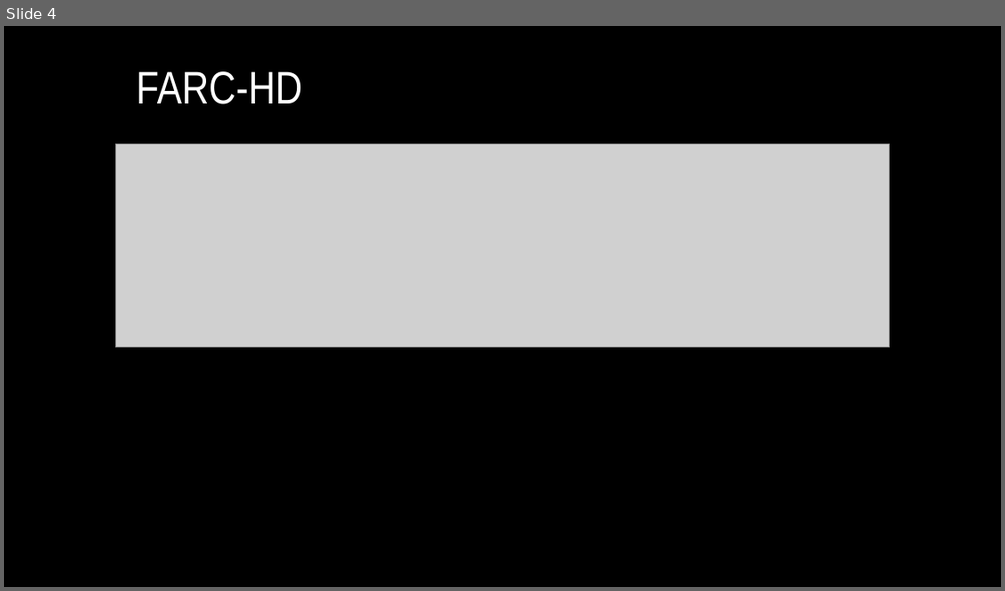
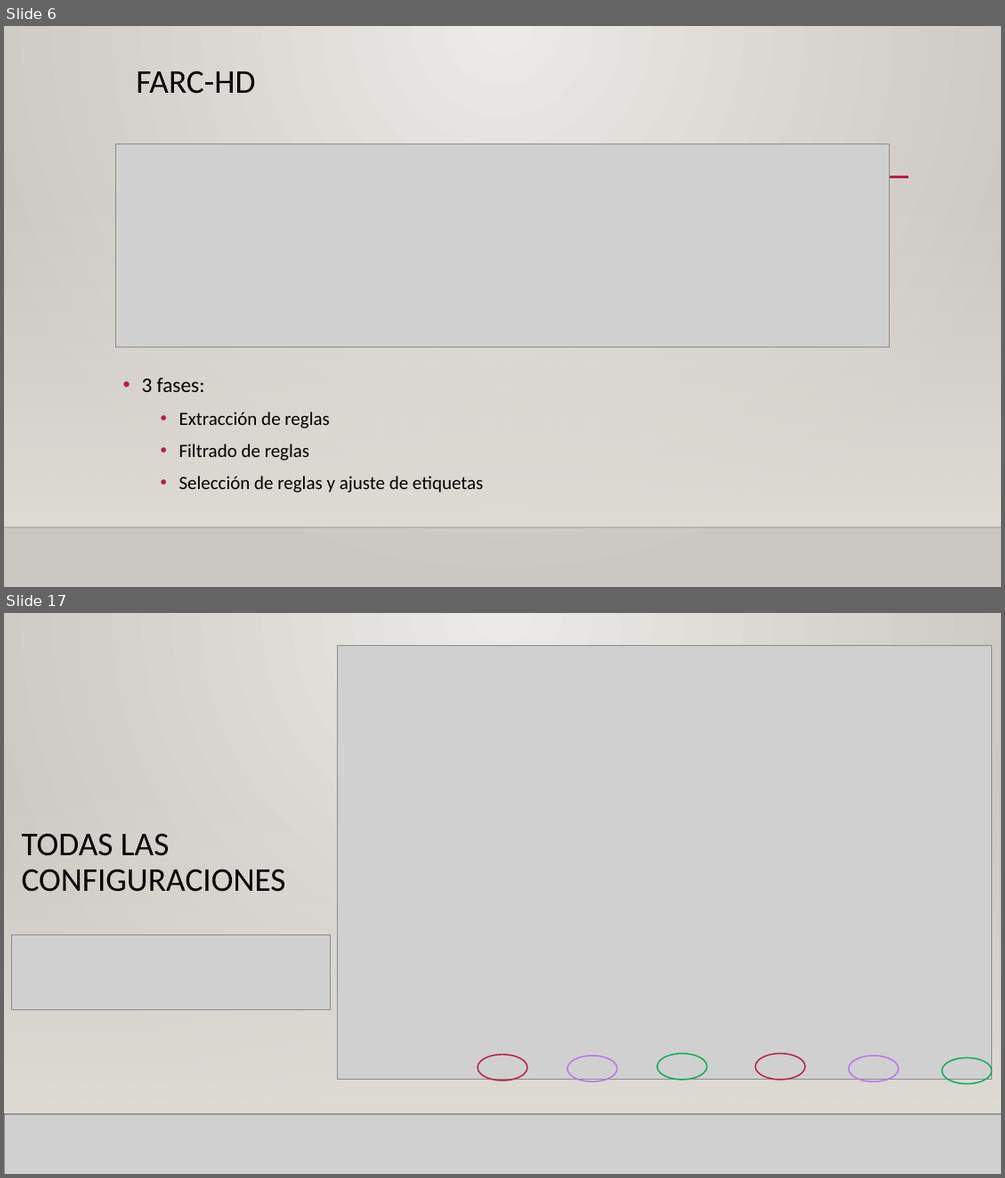
Before and after one commit to Tiburtzio/TFG, a slide deck: Docs/Presentacion.pptx. Shown one above the other, each under a label of ours: slide 4 before the commit, slides 6 and 17 after it; the slides between them are not shown. The pictures are 1005x591 and 1005x1178 pixels, drawn with LibreOffice and Linux fonts; fonts in the diff are those of the drawing; grey boxes stand for pictures; background and template pictures are left out. Boxes give left, top, right and bottom in pixels: in the first picture for what was removed or moved away, otherwise in the second. Text is boxed around its words. In the diff, an @@ line names an element or a change of style, - is before the commit and + after.

```diff
--- a/Docs/Presentacion.pptx
+++ b/Docs/Presentacion.pptx
@@ slide 17 added at box(4, 613, 1001, 1174), background gradient #ECEAE7 to #CAC7C1; not listed: 2 template elements that a slide beside it also shows @@
@@ rectangle added at box(4, 613, 1001, 1174), fill gradient #ECEAE7 to #CAC7C1 @@
@@ picture added at box(337, 646, 991, 1079) @@
@@ line added from (123, 764) to (909, 764), #B71E42 2.5 pt @@
@@ rectangle added at box(4, 779, 1001, 1114), fill gradient #DFDBD5 @@
@@ rectangle added at box(4, 779, 1001, 1114), fill gradient #DFDBD5 @@
@@ title added at box(22, 833, 286, 892), 32 pt, text #000000 @@
+TODAS LAS CONFIGURACIONES
@@ picture added at box(11, 934, 330, 1009) @@
@@ ellipse added at box(477, 1054, 527, 1080), outline #B71E42 1.25 pt @@
@@ ellipse added at box(567, 1055, 617, 1082), outline #BC72F0 1.25 pt @@
@@ ellipse added at box(657, 1054, 707, 1079), outline #00B050 1.25 pt @@
@@ ellipse added at box(755, 1054, 806, 1079), outline #B71E42 1.25 pt @@
@@ ellipse added at box(849, 1055, 899, 1082), outline #BC72F0 1.25 pt @@
@@ ellipse added at box(942, 1058, 992, 1084), outline #00B050 1.25 pt @@
@@ line added from (4, 1114) to (1001, 1114), #000001 1 pt @@
@@ picture added at box(4, 1114, 1001, 1174) @@
@@ line added from (4, 1114) to (1001, 1114), #000001 1 pt @@
@@ what was slide 4 is now slide 6 @@
@@ slide 6 changed as well @@
@@ background #000000 to gradient #ECEAE7 to #CAC7C1 @@
@@ title "FARC-HD" at box(136, 70, 255, 94): size 44 to 32 pt, font Arial Narrow to Calibri, text colour #FFFFFF to #000000 @@
@@ line added from (123, 177) to (909, 177), #B71E42 2.5 pt @@
@@ rectangle added at box(4, 192, 1001, 527), fill gradient #DFDBD5 @@
@@ text added at box(142, 378, 483, 492), 18 pt, text #000000 @@
+• 3 fases:
+  • Extracción de reglas
+  • Filtrado de reglas
+  • Selección de reglas y ajuste de etiquetas
@@ line added from (4, 527) to (1001, 527), #000001 1 pt @@
```
Also in this commit, not shown: 4 other slides changed, 13 other slides added, 3 slides removed, 1 other file.
